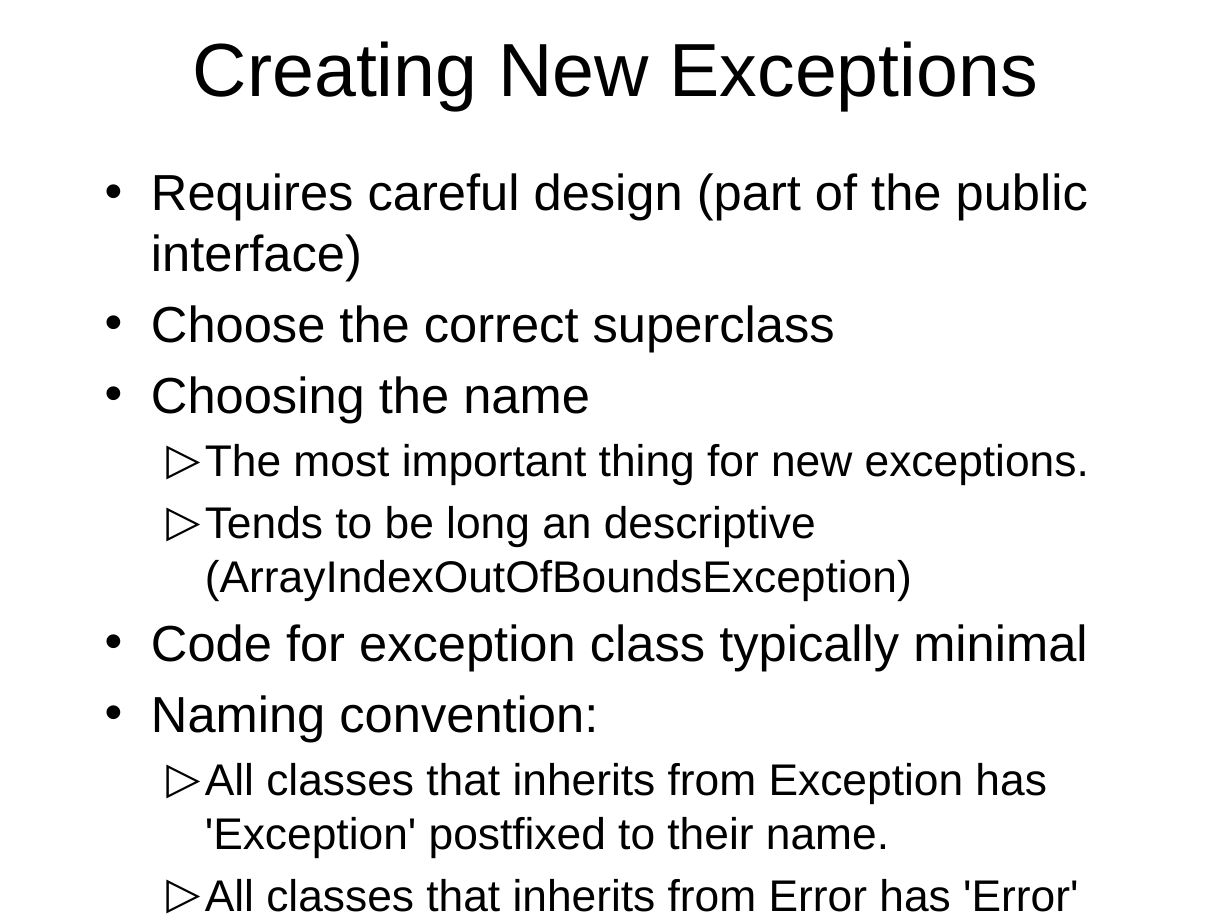
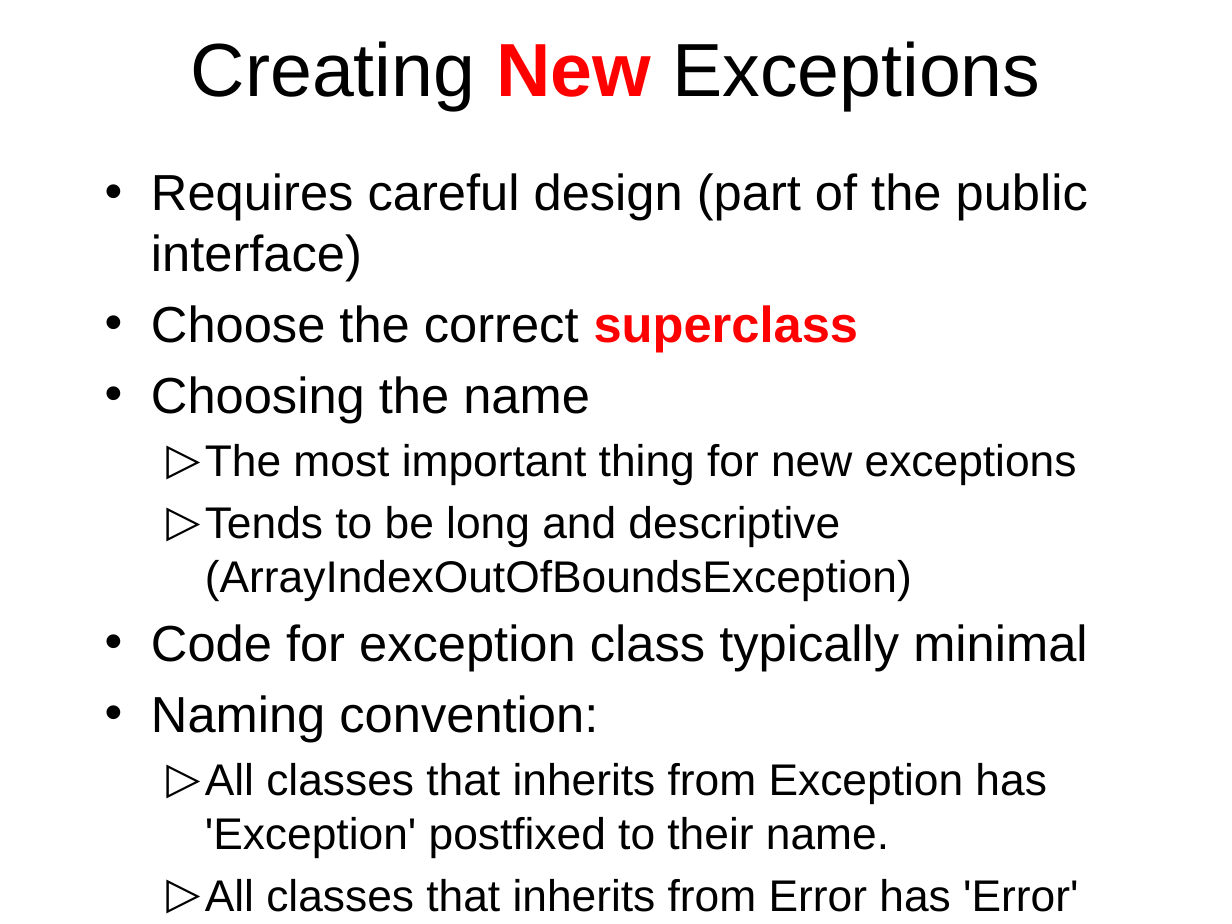
Before and after one commit to octaviordz/zjnu2017.github.io, a slide deck: slide 32 of OOP/lectures/060--Internal.Classes.and.Exceptions.pptx. Drawn at 1232x924 pixels with LibreOffice and Linux fonts; fonts in the diff are those of the drawing. Boxes give left, top, right and bottom in pixels: in the first picture for what was removed or moved away, otherwise in the second. Text is boxed around its words. In the diff, an @@ line names an element or a change of style, - is before the commit and + after.

```diff
--- a/OOP/lectures/060--Internal.Classes.and.Exceptions.pptx
+++ b/OOP/lectures/060--Internal.Classes.and.Exceptions.pptx
@@ title "Creating New Exceptions" at [191, 41, 1040, 111]: text colour #000000 to #FF0000, bold on in "New" @@
@@ text at [151, 305, 859, 353]: text colour #000000 to #FF0000, bold on in "superclass" @@
@@ text at [205, 444, 1077, 600]: text changed @@
-  ▷ The most important thing for new exceptions.
-  ▷ Tends to be long an descriptive (ArrayIndexOutOfBoundsException)
+  ▷ The most important thing for new exceptions
+  ▷ Tends to be long and descriptive (ArrayIndexOutOfBoundsException)
```
Also in this commit, not shown: 15 other slides changed, 1 other file.
